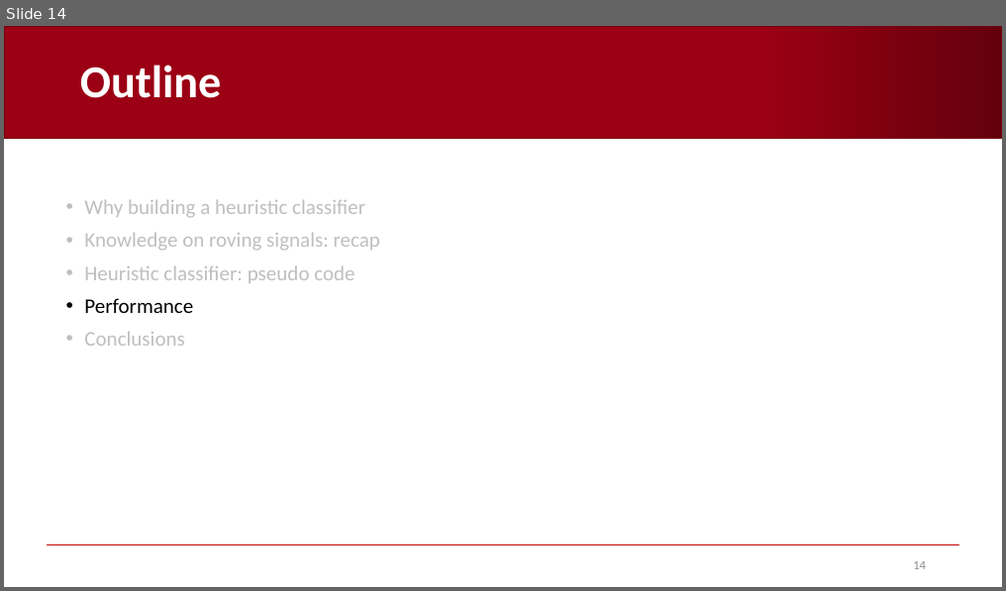
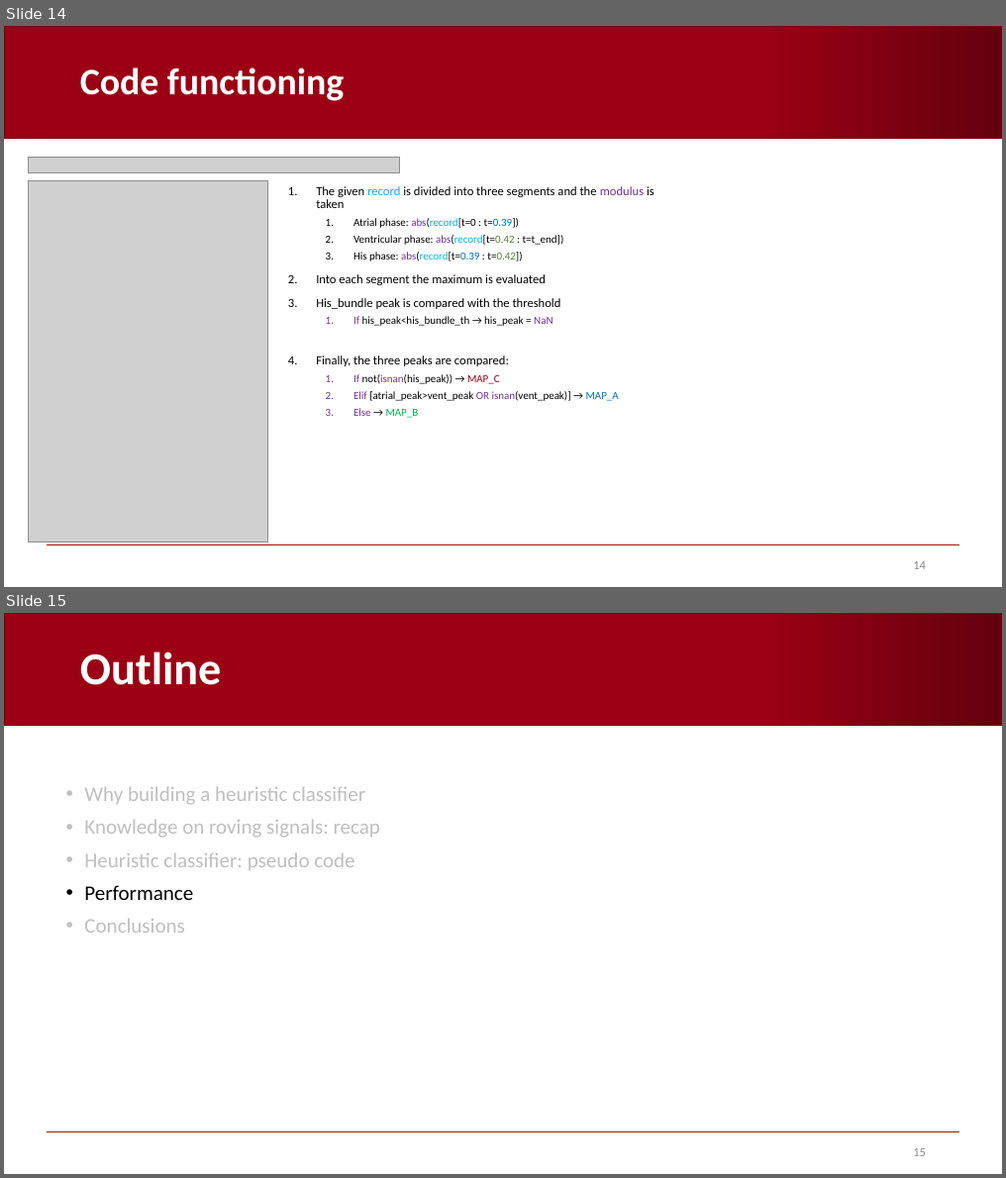
Before and after one commit to AndreaCorrado00/Tesi_magistrale_Corrado_Andrea, a slide deck: Documentation/5. Heuristic classifier strategy B.pptx. Shown one above the other, each under a label of ours: slide 14 before the commit, slides 14 and 15 after it. The pictures are 1006x591 and 1006x1178 pixels, drawn with LibreOffice and Linux fonts; fonts in the diff are those of the drawing; grey boxes stand for pictures; background and template pictures are left out. Boxes give left, top, right and bottom in pixels: in the first picture for what was removed or moved away, otherwise in the second. Text is boxed around its words. In the diff, an @@ line names an element or a change of style, - is before the commit and + after.

```diff
--- a/Documentation/5. Heuristic classifier strategy B.pptx
+++ b/Documentation/5. Heuristic classifier strategy B.pptx
@@ slide 14 added at [4,26,1002,587], background #FFFFFF; not listed: 2 template elements that a slide beside it also shows @@
@@ title added at [80,68,344,101], 36 pt, text #FFFFFF, bold @@
+Code functioning
@@ picture added at [28,157,400,173] @@
@@ picture added at [28,181,267,542] @@
@@ text added at [316,186,654,418], 10.5 pt, text #000000 @@
+1. The given record is divided into three segments and the modulus is taken
+  1. Atrial phase: abs(record[t=0 : t=0.39])
+  2. Ventricular phase: abs(record[t=0.42 : t=t_end])
+  3. His phase: abs(record[t=0.39 : t=0.42])
+2. Into each segment the maximum is evaluated
+3. His_bundle peak is compared with the threshold
+  1. If his_peak<his_bundle_th → his_peak = NaN
+4. Finally, the three peaks are compared:
+  1. If not(isnan(his_peak)) → MAP_C
+  2. Elif [atrial_peak>vent_peak OR isnan(vent_peak)] → MAP_A
+  3. Else → MAP_B
@@ rectangle added at [554,174,571,187], fill #FFFFFF, outline #FFFFFF 1 pt @@
@@ rectangle added at [451,204,469,217], fill #FFFFFF, outline #FFFFFF 1 pt @@
@@ page number added at [913,562,926,570], 12 pt, text #8C8C8C @@
+14
@@ what was slide 14 is now slide 15 @@
@@ page number at [913,1149,926,1157]: text changed @@
-14
+15
```
Also in this commit, not shown: 13 slides changed, 1 other slide added, 1 slide removed, 10 other files.
